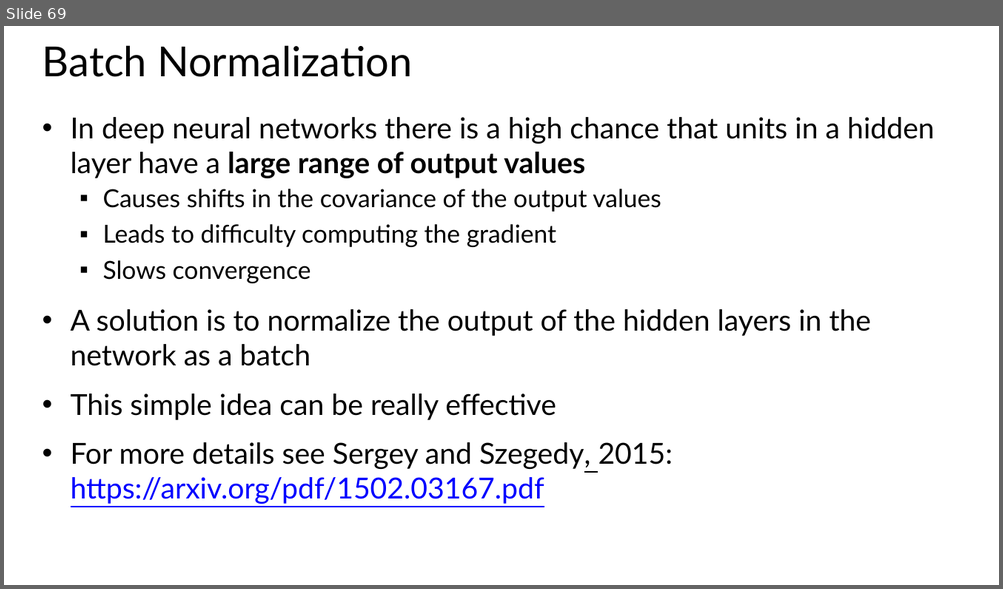
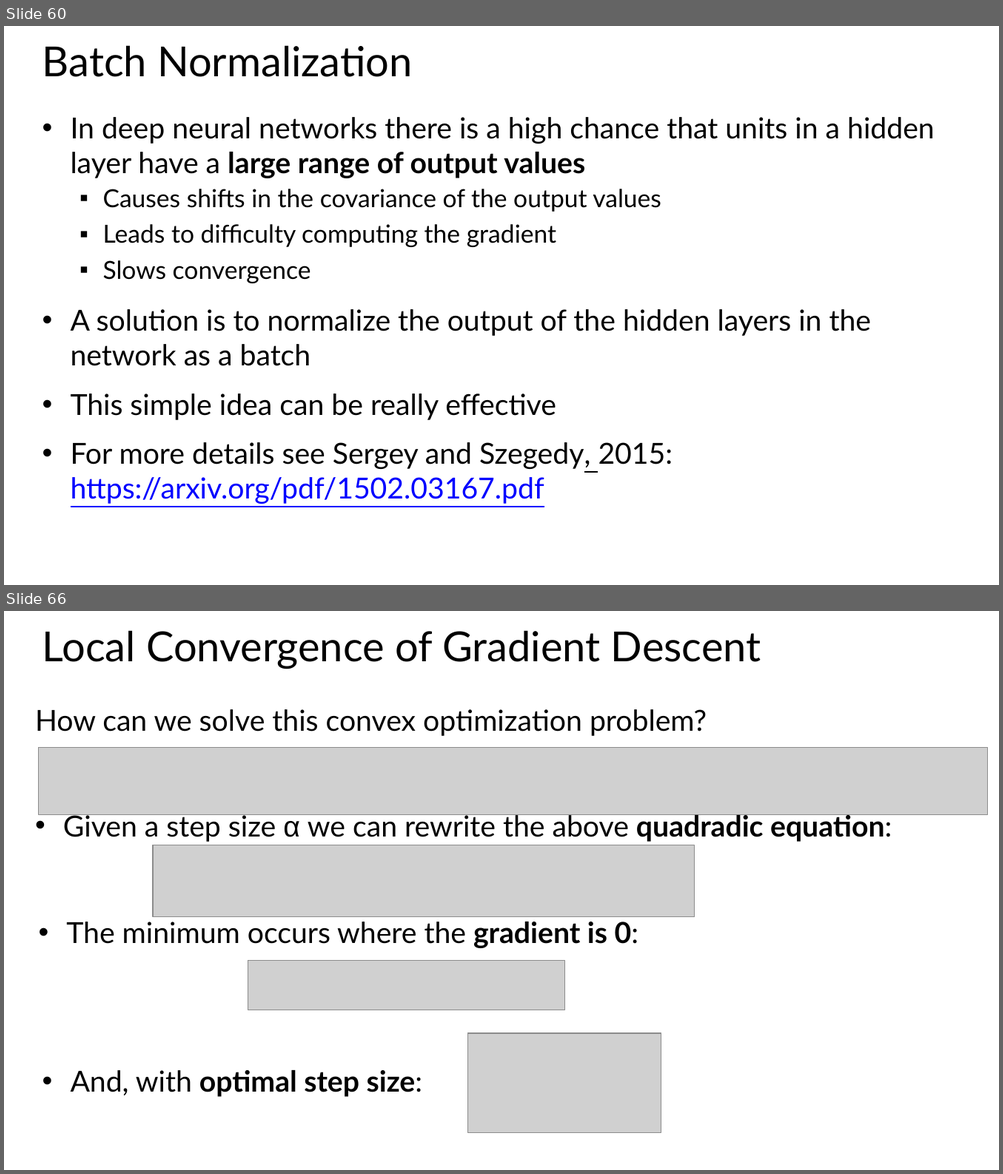
Before and after one commit to StephenElston/CSCI-E25, a slide deck: Slides/7_RegularizationAndOptimization.pptx. Shown one above the other, each under a label of ours: slide 69 before the commit, slides 60 and 66 after it; the slides between them are not shown. The pictures are 1003x589 and 1003x1174 pixels, drawn with LibreOffice and Linux fonts; fonts in the diff are those of the drawing; grey boxes stand for pictures. Boxes give left, top, right and bottom in pixels: in the first picture for what was removed or moved away, otherwise in the second. Text is boxed around its words. In the diff, an @@ line names an element or a change of style, - is before the commit and + after.

```diff
--- a/Slides/7_RegularizationAndOptimization.pptx
+++ b/Slides/7_RegularizationAndOptimization.pptx
@@ slide 66 added at (4, 611, 999, 1170), background #FFFFFF @@
@@ title added at (42, 630, 761, 669), 40 pt, text #000000 @@
+Local Convergence of Gradient Descent
@@ text added at (35, 709, 706, 736), 28 pt, text #000000 @@
+How can we solve this convex optimization problem?
@@ picture added at (38, 748, 987, 815) @@
@@ text added at (63, 811, 891, 842), 28 pt, text #000000 @@
+• Given a step size α we can rewrite the above quadradic equation:
@@ picture added at (153, 846, 694, 917) @@
@@ text added at (66, 922, 639, 948), 28 pt, text #000000 @@
+• The minimum occurs where the gradient is 0:
@@ picture added at (248, 961, 565, 1010) @@
@@ picture added at (468, 1034, 661, 1133) @@
@@ text added at (71, 1071, 422, 1097), 28 pt, text #000000, bold @@
+• And, with optimal step size:
@@ what was slide 69 is now slide 60 @@
```
Also in this commit, not shown: 12 slides changed, 20 other slides added.
